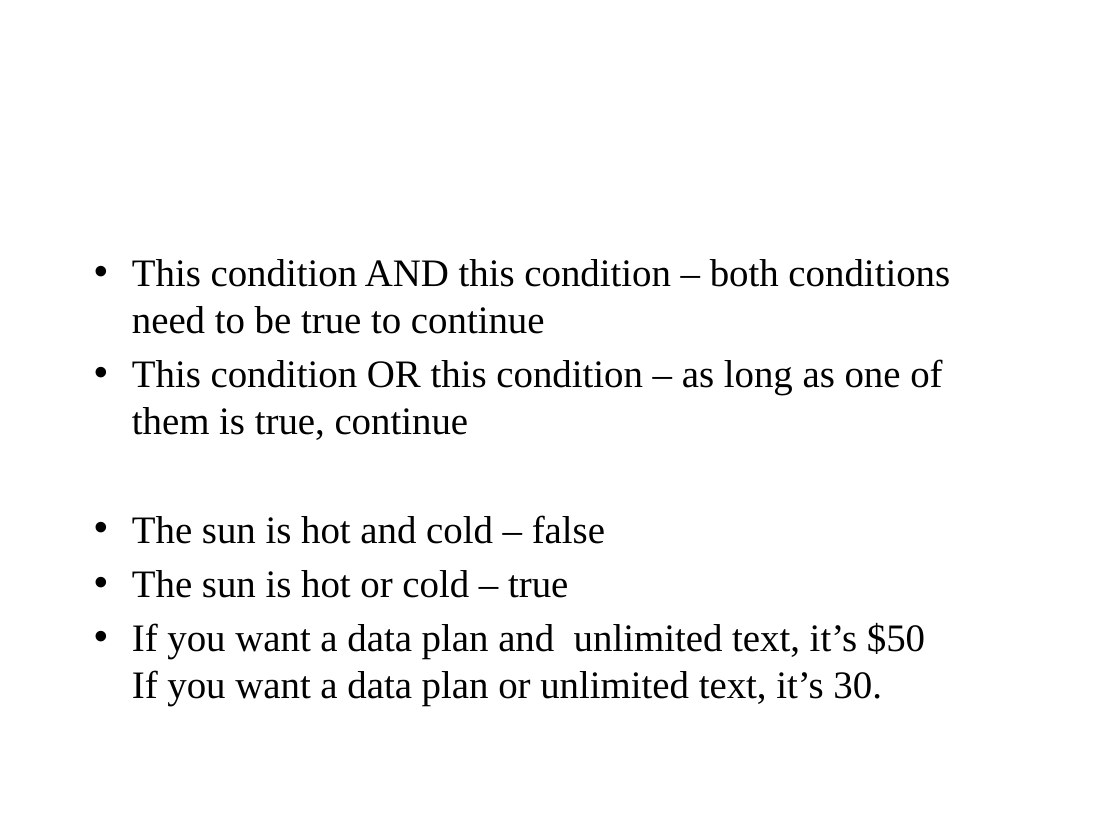
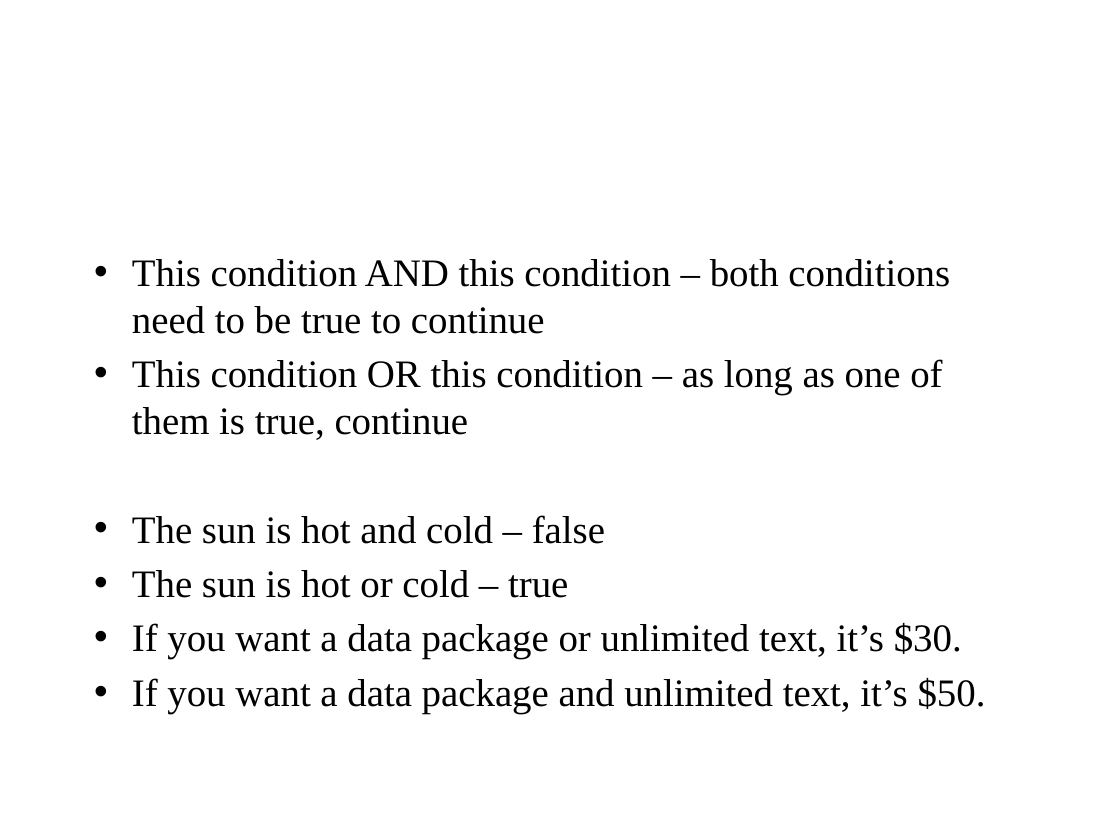
Before and after one commit to thanh81/VBA-Class, a slide deck: slide 17 of VBA Lecture.pptx. Drawn at 1120x840 pixels with LibreOffice and Linux fonts; fonts in the diff are those of the drawing; background and template pictures are left out. Boxes give left, top, right and bottom in pixels: in the first picture for what was removed or moved away, otherwise in the second. Text is boxed around its words. In the diff, an @@ line names an element or a change of style, - is before the commit and + after.

```diff
--- a/VBA Lecture.pptx
+++ b/VBA Lecture.pptx
@@ text at <box>132,623,986,714</box>: text changed @@
-• If you want a data plan and unlimited text, it’s $50
-  If you want a data plan or unlimited text, it’s 30.
+• If you want a data package or unlimited text, it’s $30.
+• If you want a data package and unlimited text, it’s $50.
```
Also in this commit, not shown: 2 other slides changed, 3 other files.
